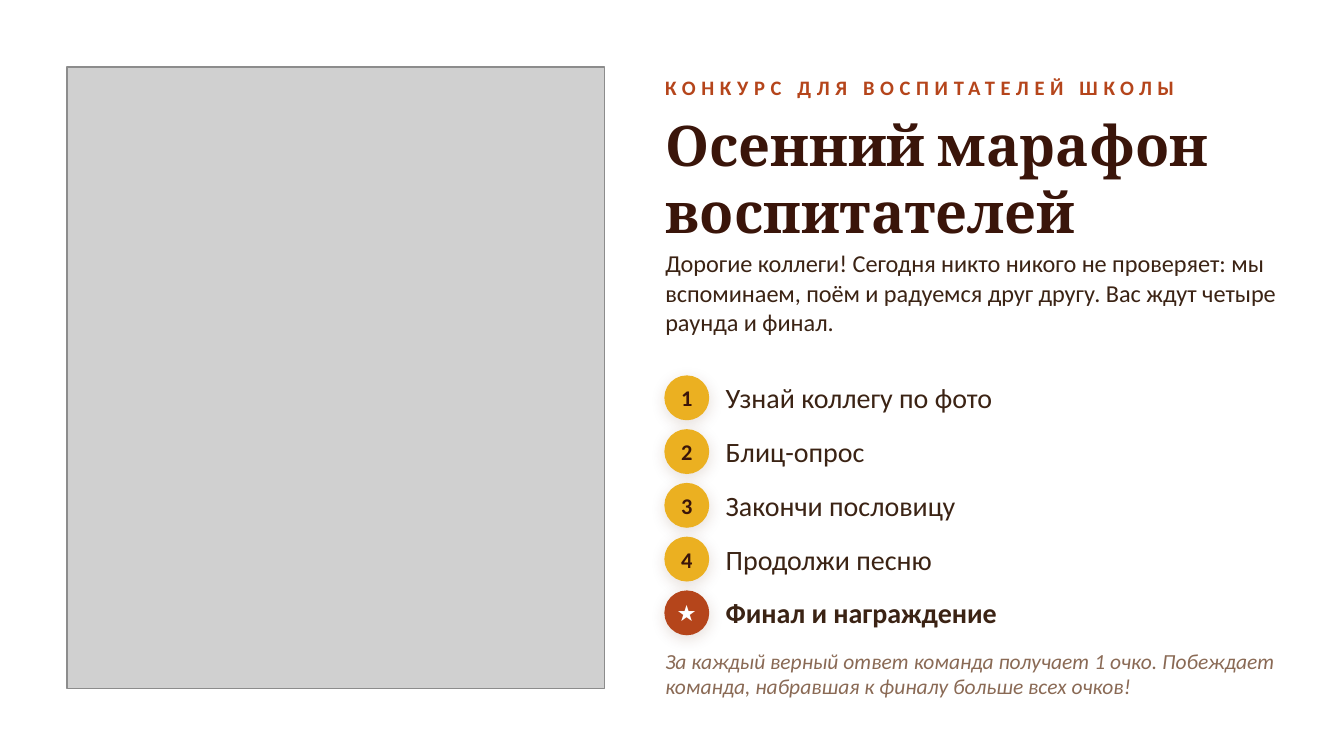
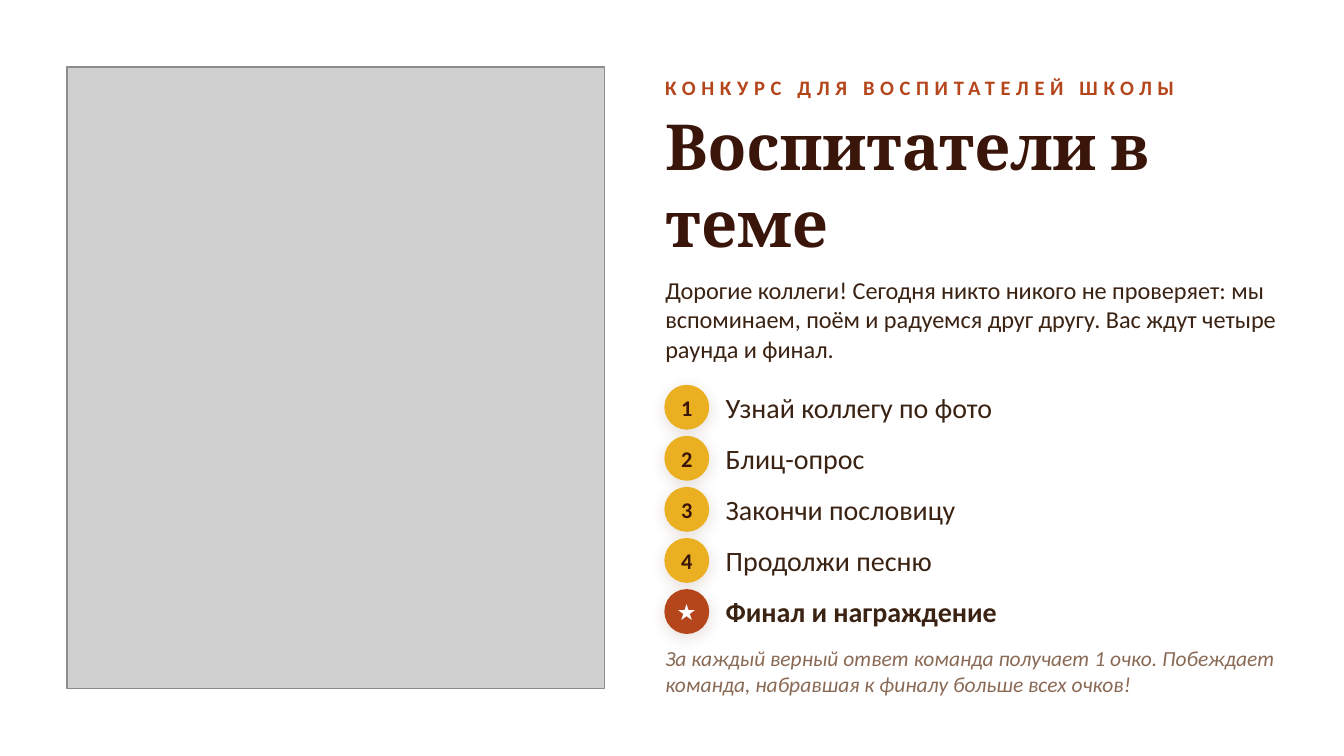
Before and after one commit to sl-himmelreich/heinrich-mario, a slide deck: slide 2 of День_воспитателя_конкурс.pptx. Drawn at 1344x756 pixels with LibreOffice and Linux fonts; fonts in the diff are those of the drawing; grey boxes stand for pictures; background and template pictures are left out. Boxes give left, top, right and bottom in pixels: in the first picture for what was removed or moved away, otherwise in the second. Text is boxed around its words. In the diff, an @@ line names an element or a change of style, - is before the commit and + after.

```diff
--- a/День_воспитателя_конкурс.pptx
+++ b/День_воспитателя_конкурс.pptx
@@ text at box(665, 124, 1149, 248): text changed; size 30 to 34 pt @@
-Осенний марафон воспитателей
+Воспитатели в теме
@@ text "Дорогие коллеги! Сегодня никто никого ...": place and size @@
-text "Дорогие коллеги! Сегодня никто никого ..." at box(665, 255, 1276, 335)
+text "Дорогие коллеги! Сегодня никто никого ..." at box(665, 282, 1276, 362)
@@ 2 texts, 1 ellipse: place and size @@
-2 texts, 1 ellipse at box(665, 376, 992, 419)
+2 texts, 1 ellipse at box(665, 386, 992, 429)
@@ 4 texts, 2 ellipses: place and size @@
-4 texts, 2 ellipses at box(665, 430, 955, 527)
+4 texts, 2 ellipses at box(665, 437, 955, 531)
```
Also in this commit, not shown: 8 other slides changed, 1 other file.
